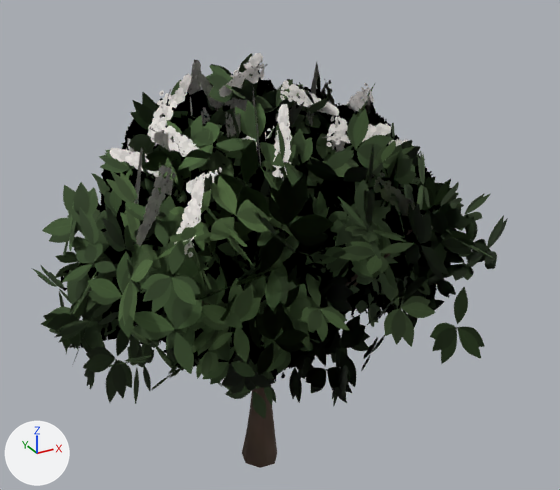
Before and after pictures for a commit that changed the glTF model web/public/models/trees/chestnut_0.glb.
The view is the same before and after, from a 50 mm lens placed at (-0.685, -1.378, 1.234), pointed at (0.067, -0.011, 0.551). The lights are fixed; the arrows at lower left show +X, +Y and +Z. The older version comes first.

Before the edit, the objects in view are built like this:
```python
ob_chestnut_0 = bpy.data.objects.new('chestnut_0', me_chestnut_0)
ob_chestnut_0.location = (0.0, 0.0, 0.0)
```
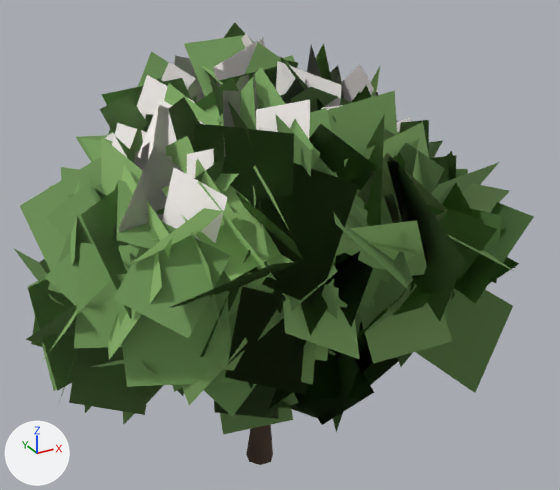
Location of each change, [x1, y1, x2, y2] in pixels of the pictures (560 x 490 px; the box of a moved part takes in the faces that stretch with it):
'chestnut_0', surface changed, reshaped: before [32, 53, 508, 468]; after [14, 22, 534, 465]
part 1 of me_chestnut_0, moved or reshaped: before [242, 388, 277, 468]; after [246, 425, 273, 465]
part 2 of me_chestnut_0, surface changed: before [32, 53, 508, 419]; after [14, 22, 534, 434]

Patch to the scene script:
```diff
--- a/web/public/models/trees/chestnut_0.glb.py
+++ b/web/public/models/trees/chestnut_0.glb.py
@@ mat_foliage @@
 mat_foliage = bpy.data.materials.new('foliage')
-# nodes: BsdfPrincipled, Math x3, Mix, OutputMaterial, TexImage, VertexColor
-# uses the picture img_image_0
+# nodes: BsdfPrincipled, Math x2, OutputMaterial, VertexColor
@@ me_chestnut_0 @@
 me_chestnut_0.from_pydata(...)  # 2665 vertices, 1552 faces; spans x -0.5..0.5, y -0.499..0.499, z 0.0..1.0
 # used by ob_chestnut_0; location = (0.0, 0.0, 0.0)
+# me_chestnut_0 part 1: the loose piece of 49 vertices spanning x -0.035..0.052, y -0.055..0.03, z 0.0..0.247 is scaled about its middle by (0.754, 0.751, 1), then moved by (0.001, 0.0, -0.001)
+# me_chestnut_0 part 2: texture (UV) coordinates of 1212 of 1552 faces, centred in x -0.42..0.418, y -0.385..0.442, z 0.264..0.928, changed; they spanned u 0.5..1.0, v 0.01..0.49 and now span u 0.5..1.0, v 0.5..0.75
 me_chestnut_0.materials.append(mat_bark)
```
